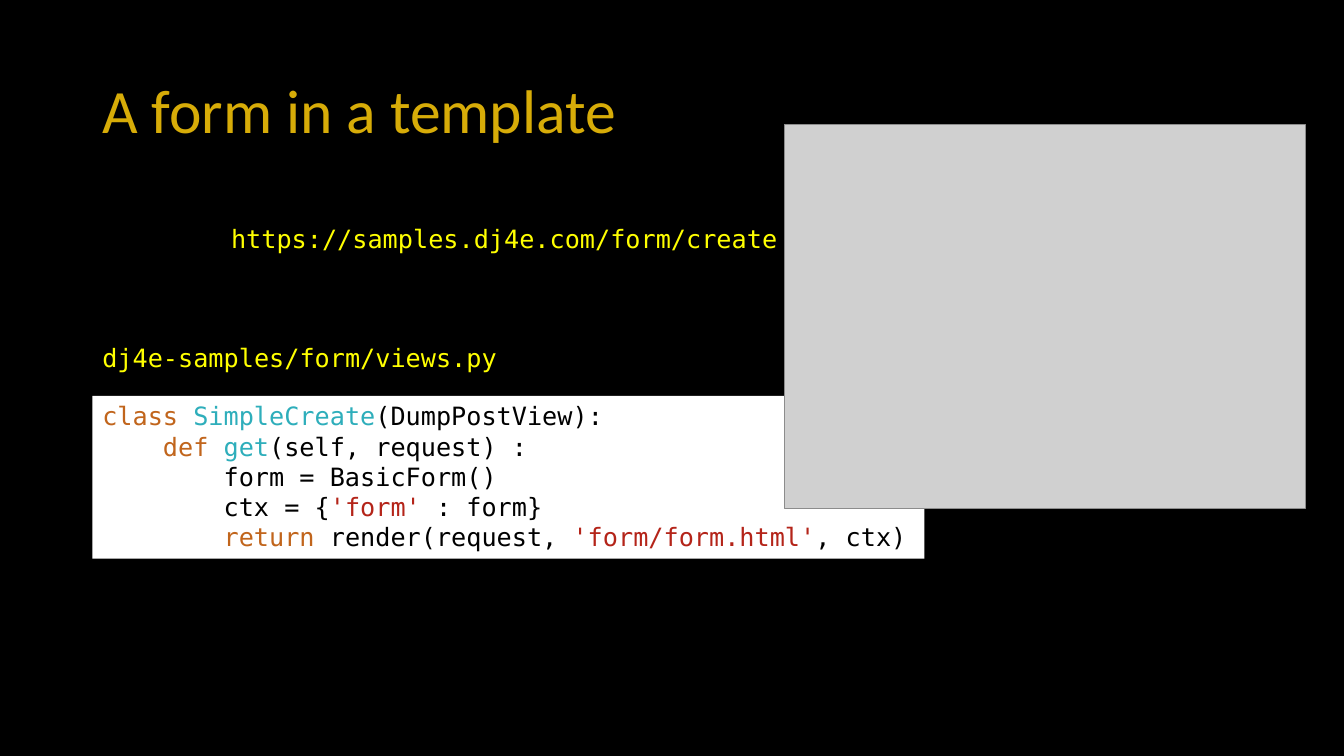
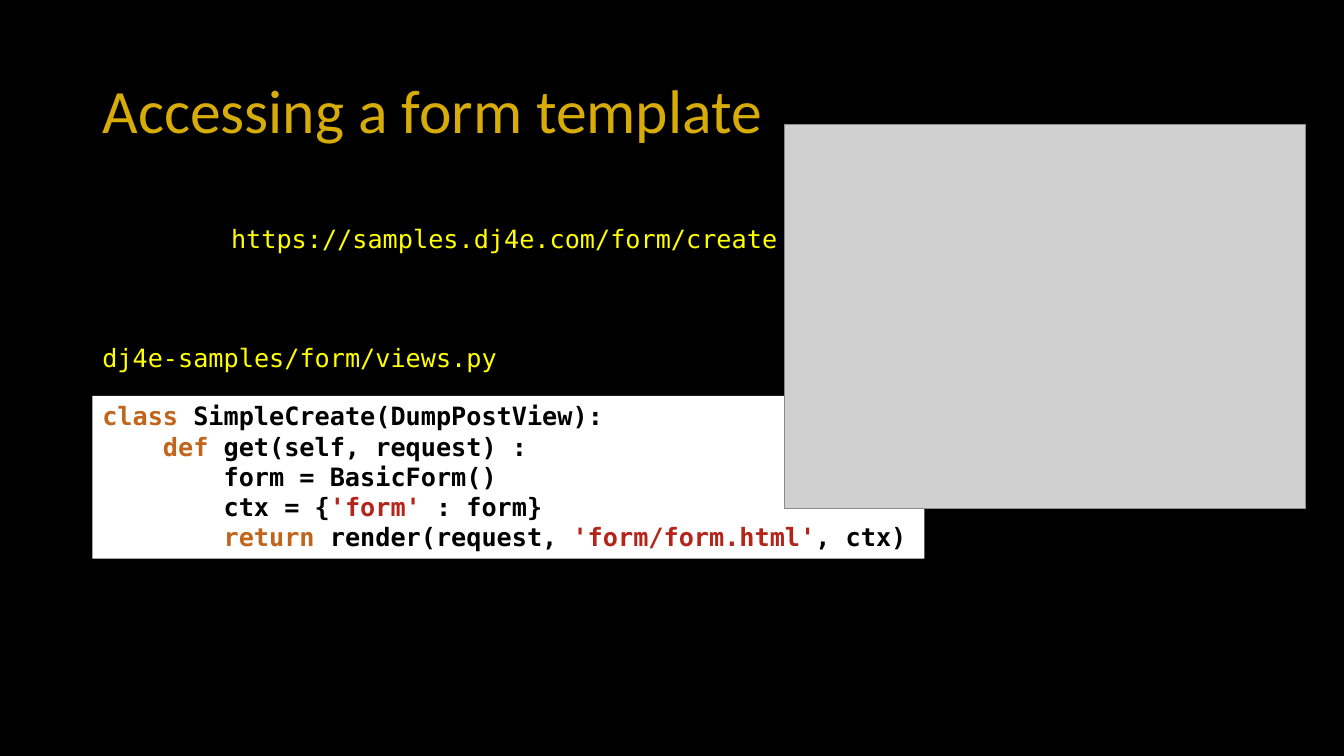
Before and after one commit to csev/dj4e, a slide deck: slide 13 of lectures/DJ-11-Forms-Django.pptx. Drawn at 1344x756 pixels with LibreOffice and Linux fonts; fonts in the diff are those of the drawing; grey boxes stand for pictures. Boxes give left, top, right and bottom in pixels: in the first picture for what was removed or moved away, otherwise in the second. Text is boxed around its words. In the diff, an @@ line names an element or a change of style, - is before the commit and + after.

```diff
--- a/lectures/DJ-11-Forms-Django.pptx
+++ b/lectures/DJ-11-Forms-Django.pptx
@@ title at (x1=102, y1=90, x2=762, y2=144): text changed @@
-A form in a template
+Accessing a form template
@@ rectangle "class SimpleCreate(DumpPostView):" at (x1=93, y1=396, x2=926, y2=560): text colour #2EAEBB to #000000 in "SimpleCreate(DumpPostView):", "get(self,"; bold on @@
```
Also in this commit, not shown: 18 other slides changed, 5 other files.
